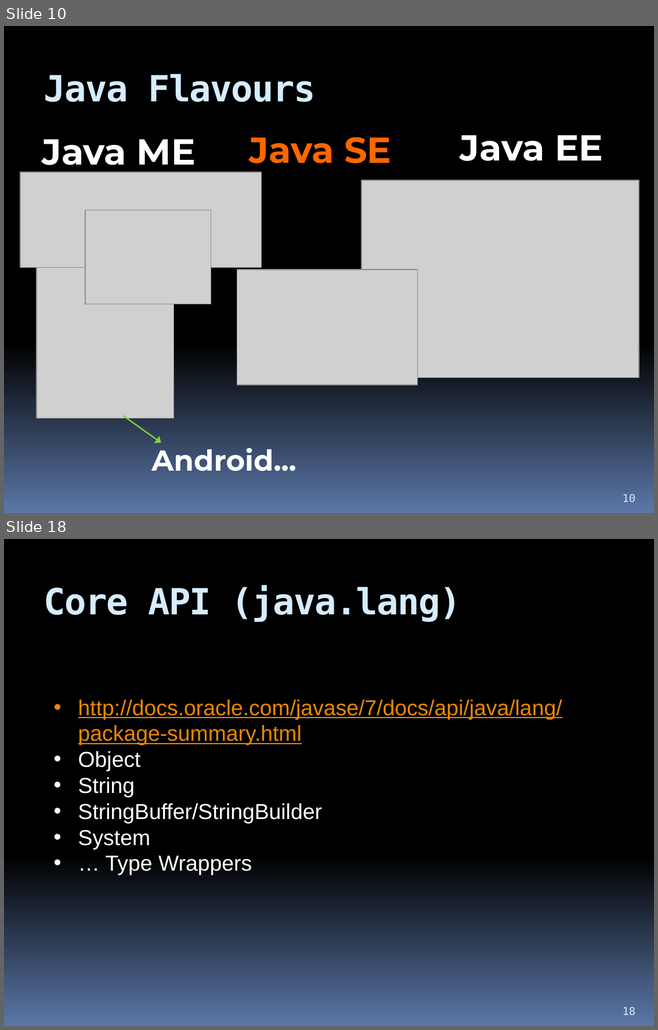
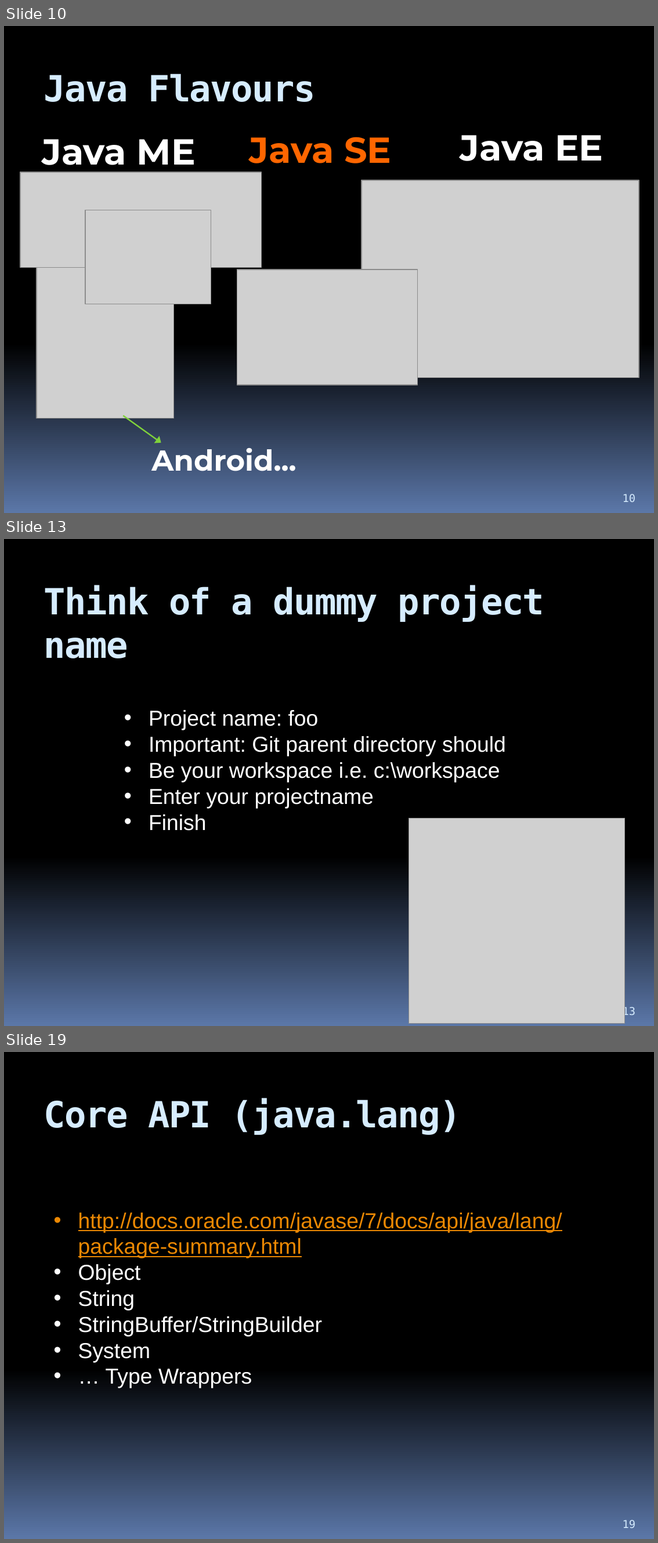
Before and after one commit to hchan/comp2613, a slide deck: coursePresentation.pptx. Shown one above the other, each under a label of ours: slides 10 and 18 before the commit, slides 10, 13 and 19 after it; the slides between them are not shown. The pictures are 658x1030 and 658x1543 pixels, drawn with LibreOffice and Linux fonts; fonts in the diff are those of the drawing; grey boxes stand for pictures. Boxes give left, top, right and bottom in pixels: in the first picture for what was removed or moved away, otherwise in the second. Text is boxed around its words. In the diff, an @@ line names an element or a change of style, - is before the commit and + after.

```diff
--- a/coursePresentation.pptx
+++ b/coursePresentation.pptx
@@ slide 13 added at (x1=4, y1=539, x2=654, y2=1026), background gradient #000000 to #5B77A8 @@
@@ title added at (x1=44, y1=585, x2=545, y2=658), 40 pt, text #D6ECFF, bold @@
+Think of a dummy project name
@@ text added at (x1=148, y1=710, x2=506, y2=831), 24 pt, text #FFFFFF @@
+• Project name: foo
+• Important: Git parent directory should
+• Be your workspace i.e. c:\workspace
+• Enter your projectname
+• Finish
@@ picture added at (x1=409, y1=819, x2=625, y2=1024) @@
@@ page number added at (x1=622, y1=1006, x2=635, y2=1018), 12 pt, text #D6ECFF @@
+13
@@ what was slide 18 is now slide 19 @@
@@ page number at (x1=622, y1=1520, x2=635, y2=1528): text changed @@
-18
+19
```
Also in this commit, not shown: 11 slides changed, 15 other slides added, 6 slides removed, 2 other files.
